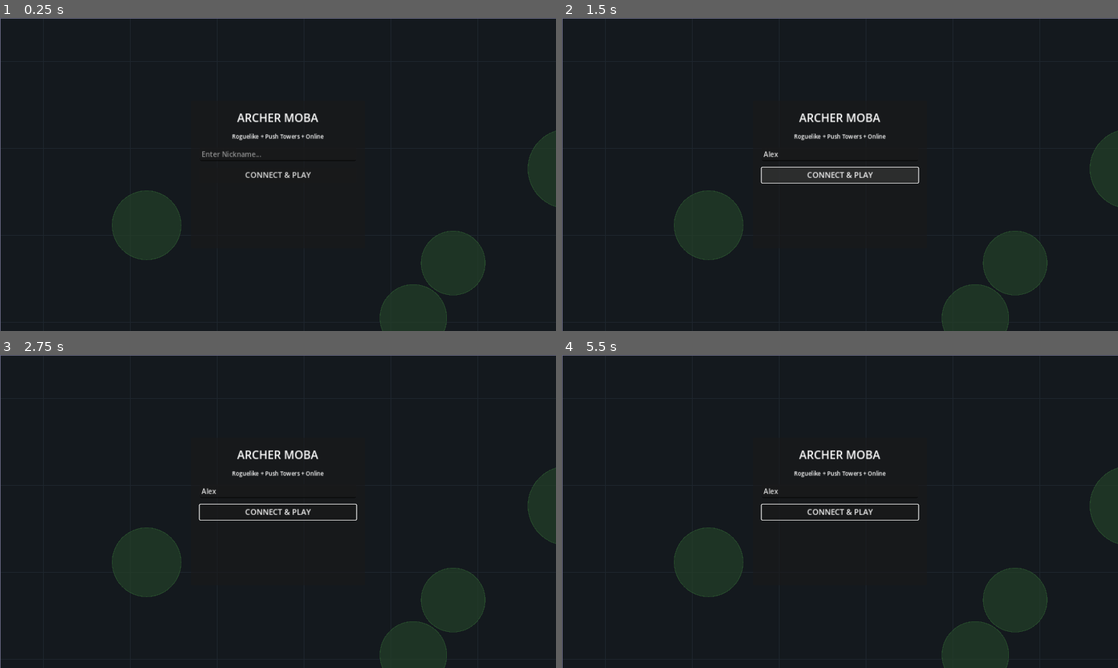
Above: before the commit, frames 1-4 (two rows, left to right).
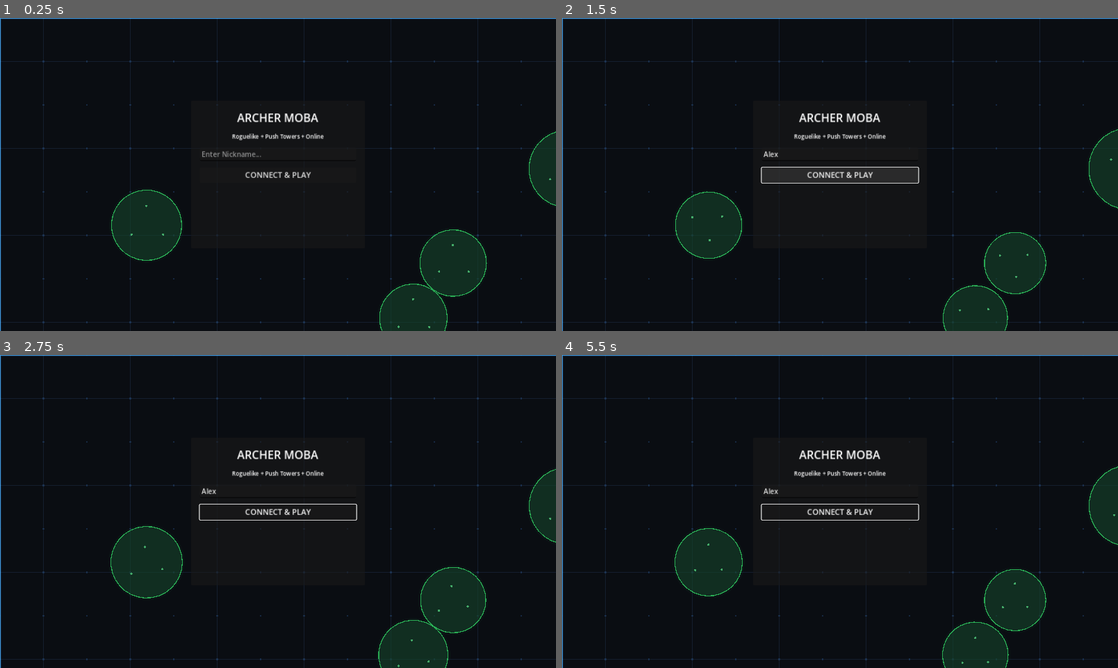
Above: after the commit, the same moments.

Repository: KYoiRyi/partygame-archer
Game: Godot game, scene res://Main.tscn
Same seed, same stepped clock (60 frames per second), same inputs: the game is played once before the commit and once after it.
Inputs (mouse positions are in pixels of both pictures, inside the frame that each line leads up to):
- Up to frame 1 (0.25 s): no input
- Up to frame 2 (1.5 s): click (840, 155) at 0.52 s; type "Alex" at 0.6 s; click "CONNECT & PLAY" at 1.25 s
- Up to frame 3 (2.75 s): move the mouse to (400, 495) at 2.02 s; hold D from 2.03 s (still down); click (400, 495) at 2.17 s
- Up to frame 4 (5.5 s): release D at 2.75 s; drag from (728, 527) to (812, 574) at 2.77 s; move the mouse to (895, 442) at 3.52 s; hold D 3.53-4.25 s; click (895, 442) at 3.67 s; drag from (812, 574) to (673, 464) at 4.27 s; move the mouse to (1006, 558) at 5.02 s; hold A from 5.03 s (still down); click (1006, 558) at 5.17 s

The runs differ from the first frame. In frame 1, 1.3% of the frame differs, in the area x 0-100%, y 0-100%; in frame 2, 1.6%; in frame 3, 1.4%; in frame 4, 1.5%.

Commit message:
feat: implement dual-touch virtual joysticks for mobile and optimize cyber-neon art style for 60fps

Diff:
--- a/client/Main.gd
+++ b/client/Main.gd
@@ -29,6 +29,19 @@
 var last_move_dir: Vector2 = Vector2.ZERO
 var last_angle: float = 0.0
 var is_chatting: bool = false
+
+# --- Virtual Touchscreen Controls ---
+var joystick_active: bool = false
+var joystick_center: Vector2 = Vector2.ZERO
+var joystick_pos: Vector2 = Vector2.ZERO
+var joystick_touch_index: int = -1
+const JOYSTICK_MAX_DRAG = 70.0
+var joystick_draw_node: Control = null
+
+var aim_active: bool = false
+var aim_center: Vector2 = Vector2.ZERO
+var aim_pos: Vector2 = Vector2.ZERO
+var aim_touch_index: int = -1
 
 # --- Skill Mapping ---
 const SKILL_NAMES = {
@@ -73,6 +86,14 @@
 	# Connect custom drawing of the world node
 	$World.draw.connect(_on_world_draw)
 
+	# Create programmatic HUD overlay for Touch Joystick drawing
+	joystick_draw_node = Control.new()
+	joystick_draw_node.name = "JoystickHUD"
+	joystick_draw_node.set_anchors_preset(Control.PRESET_FULL_RECT)
+	joystick_draw_node.mouse_filter = Control.MOUSE_FILTER_IGNORE
+	$UI/HUD.add_child(joystick_draw_node)
+	joystick_draw_node.draw.connect(_on_joystick_draw)
+
 	# Generate some decorative grass/stealth bushes
 	randomize()
 	for i in range(20):
@@ -83,6 +104,145 @@
 
 	# Initial window setup
 	get_viewport().files_dropped.connect(func(files): pass)
+
+func _input(event: InputEvent):
+	if not is_connected or not (my_player_data is Dictionary) or _get_safe_bool(my_player_data, "dead", false):
+		# Cleanup if we disconnected or died
+		if joystick_active or aim_active:
+			joystick_active = false
+			joystick_touch_index = -1
+			aim_active = false
+			aim_touch_index = -1
+			if joystick_draw_node:
+				joystick_draw_node.queue_redraw()
+		return
+
+	if event is InputEventScreenTouch:
+		if event.pressed:
+			# Touch pressed
+			if event.position.x < get_viewport_rect().size.x / 2.0:
+				# Left half: Floating Joystick
+				if not joystick_active:
+					joystick_active = true
+					joystick_center = event.position
+					joystick_pos = event.position
+					joystick_touch_index = event.index
+					if joystick_draw_node:
+						joystick_draw_node.queue_redraw()
+			else:
+				# Right half: Floating Aim & Manual Shoot
+				if not aim_active:
+					aim_active = true
+					aim_center = event.position
+					aim_pos = event.position
+					aim_touch_index = event.index
+					if joystick_draw_node:
+						joystick_draw_node.queue_redraw()
+		else:
+			# Touch released
+			if event.index == joystick_touch_index:
+				joystick_active = false
+				joystick_touch_index = -1
+				last_move_dir = Vector2.ZERO
+				var msg = {
+					"type": "move",
+					"is_moving": false,
+					"x": 0.0,
+					"y": 0.0,
+					"angle": last_angle
+				}
+				socket.send_text(JSON.stringify(msg))
+				if joystick_draw_node:
+					joystick_draw_node.queue_redraw()
+			elif event.index == aim_touch_index:
+				aim_active = false
+				aim_touch_index = -1
+				if joystick_draw_node:
+					joystick_draw_node.queue_redraw()
+
+	elif event is InputEventScreenDrag:
+		if event.index == joystick_touch_index and joystick_active:
+			var offset = event.position - joystick_center
+			if offset.length() > JOYSTICK_MAX_DRAG:
+				offset = offset.normalized() * JOYSTICK_MAX_DRAG
+			joystick_pos = joystick_center + offset
+
+			var move_dir = offset / JOYSTICK_MAX_DRAG
+			if move_dir.length() > 0.15:
+				var angle = move_dir.angle()
+				last_angle = angle
+				last_move_dir = move_dir
+				var msg = {
+					"type": "move",
+					"is_moving": true,
+					"x": move_dir.x,
+					"y": move_dir.y,
+					"angle": angle
+				}
+				socket.send_text(JSON.stringify(msg))
+			else:
+				last_move_dir = Vector2.ZERO
+				var msg = {
+					"type": "move",
+					"is_moving": false,
+					"x": 0.0,
+					"y": 0.0,
+					"angle": last_angle
+				}
+				socket.send_text(JSON.stringify(msg))
+
+			if joystick_draw_node:
+				joystick_draw_node.queue_redraw()
+
+		elif event.index == aim_touch_index and aim_active:
+			aim_pos = event.position
+			var offset = event.position - aim_center
+			if offset.length() > 15.0:
+				var shoot_angle = offset.angle()
+				var msg = {
+					"type": "shoot",
+					"angle": shoot_angle
+				}
+				socket.send_text(JSON.stringify(msg))
+
+			if joystick_draw_node:
+				joystick_draw_node.queue_redraw()
+
+func _on_joystick_draw():
+	if joystick_active:
+		# Draw outer ring with glassmorphic transparent look
+		joystick_draw_node.draw_circle(joystick_center, JOYSTICK_MAX_DRAG, Color(1, 1, 1, 0.08))
+		joystick_draw_node.draw_arc(joystick_center, JOYSTICK_MAX_DRAG, 0.0, TAU, 36, Color(0.3, 0.7, 1.0, 0.35), 3.0)
+		joystick_draw_node.draw_arc(joystick_center, JOYSTICK_MAX_DRAG - 2, 0.0, TAU, 36, Color(0.3, 0.7, 1.0, 0.1), 1.0)
+		# Draw center anchor point
+		joystick_draw_node.draw_circle(joystick_center, 6.0, Color(0.3, 0.7, 1.0, 0.5))
+
+		# Draw floating drag handle (cyan glow)
+		joystick_draw_node.draw_circle(joystick_pos, 28.0, Color(0.3, 0.7, 1.0, 0.25))
+		joystick_draw_node.draw_circle(joystick_pos, 24.0, Color(0.3, 0.7, 1.0, 0.75))
+		joystick_draw_node.draw_arc(joystick_pos, 24.0, 0.0, TAU, 24, Color.WHITE, 2.0)
+
+	if aim_active:
+		# Draw outer ring for aiming (red glow)
+		joystick_draw_node.draw_circle(aim_center, 50.0, Color(1, 1, 1, 0.08))
+		joystick_draw_node.draw_arc(aim_center, 50.0, 0.0, TAU, 36, Color(1.0, 0.3, 0.3, 0.35), 3.0)
+		joystick_draw_node.draw_circle(aim_center, 6.0, Color(1.0, 0.3, 0.3, 0.5))
+
+		# Draw line representing the direction of shoot
+		var offset = aim_pos - aim_center
+		if offset.length() > 15.0:
+			var dir = offset.normalized()
+			var line_end = aim_center + dir * 65.0
+			# Draw indicator arrow line
+			joystick_draw_node.draw_line(aim_center, line_end, Color(1.0, 0.3, 0.3, 0.8), 4.0)
+			# Draw arrow head
+			var arrow_angle = dir.angle()
+			var arrow_pts = PackedVector2Array([
+				line_end,
+				line_end + Vector2(cos(arrow_angle + 2.4), sin(arrow_angle + 2.4)) * 12,
+				line_end + Vector2(cos(arrow_angle - 2.4), sin(arrow_angle - 2.4)) * 12
+			])
+			joystick_draw_node.draw_colored_polygon(arrow_pts, Color(1.0, 0.3, 0.3, 0.9))
 
 func _on_name_input_focus_entered():
 	if OS.has_feature("web"):
@@ -548,38 +708,78 @@
 # --- CUSTOM RENDERER ---
 func _on_world_draw():
 	var world_node = $World
-
-	# Draw Background Grid (3000 x 1200)
-	var grid_color = Color(0.12, 0.15, 0.18)
-	var background_color = Color(0.08, 0.10, 0.12)
-
-	# Fill map background
+	var time_ms = Time.get_ticks_msec()
+
+	# Determine current screen viewport to optimize draw calls and stay locked at 60 FPS
+	var cam_pos = $Camera2D.position
+	var view_min = cam_pos - Vector2(700, 420)
+	var view_max = cam_pos + Vector2(700, 420)
+
+	# 1. Fill Map Background (Ultra-sleek dark space tech color palette)
+	var background_color = Color(0.04, 0.05, 0.07)
+	var grid_color = Color(0.08, 0.12, 0.18)
 	world_node.draw_rect(Rect2(0, 0, 3000, 1200), background_color, true)
 
-	# Grid Lines
+	# 2. Draw Background Grid (Culled to screen view for high performance)
 	var grid_size = 100
-	for x in range(0, 3000, grid_size):
-		world_node.draw_line(Vector2(x, 0), Vector2(x, 1200), grid_color, 1.0)
-	for y in range(0, 1200, grid_size):
-		world_node.draw_line(Vector2(0, y), Vector2(3000, y), grid_color, 1.0)
-
-	# Outer Border
-	world_node.draw_rect(Rect2(0, 0, 3000, 1200), Color(0.4, 0.4, 0.5), false, 4.0)
-
-	# Draw Stealth Grass/Bushes (Players inside bushes are hidden/stealthy!)
+	var start_x = int(max(0, floor(view_min.x / grid_size) * grid_size))
+	var end_x = int(min(3000, ceil(view_max.x / grid_size) * grid_size))
+	var start_y = int(max(0, floor(view_min.y / grid_size) * grid_size))
+	var end_y = int(min(1200, ceil(view_max.y / grid_size) * grid_size))
+
+	for x in range(start_x, end_x + 1, grid_size):
+		world_node.draw_line(Vector2(x, max(0, view_min.y)), Vector2(x, min(1200, view_max.y)), grid_color, 1.0)
+	for y in range(start_y, end_y + 1, grid_size):
+		world_node.draw_line(Vector2(max(0, view_min.x), y), Vector2(min(3000, view_max.x), y), grid_color, 1.0)
+
+	# Tech dots at grid intersections for premium cyberpunk matrix styling
+	var dot_color = Color(0.18, 0.36, 0.6, 0.35)
+	for x in range(start_x, end_x + 1, grid_size):
+		for y in range(start_y, end_y + 1, grid_size):
+			if x >= 0 and x <= 3000 and y >= 0 and y <= 1200:
+				world_node.draw_rect(Rect2(x - 2, y - 2, 4, 4), dot_color, true)
+
+	# Outer Border (Glowing boundaries)
+	world_node.draw_rect(Rect2(0, 0, 3000, 1200), Color(0.2, 0.5, 0.8, 0.25), false, 7.0)
+	world_node.draw_rect(Rect2(0, 0, 3000, 1200), Color(0.3, 0.7, 1.0, 0.8), false, 2.0)
+
+	# 3. Draw Stealth Grass/Bushes (Neon digital camouflage fields)
 	for b in grass_bushes:
-		world_node.draw_circle(b.pos, b.radius, Color(0.14, 0.26, 0.16, 0.65))
-		# Draw outline
-		world_node.draw_circle(b.pos, b.radius, Color(0.2, 0.4, 0.2, 0.4), false, 2.0)
-
-	# Draw Obstacle Walls
+		if b.pos.distance_to(cam_pos) > b.radius + 800.0:
+			continue
+		# Pulsing outer ring
+		var pulse_radius = b.radius + 3.0 * sin(time_ms * 0.003 + b.pos.x * 0.01)
+		world_node.draw_circle(b.pos, pulse_radius + 5.0, Color(0.1, 0.4, 0.25, 0.08))
+		# Translucent camo center
+		world_node.draw_circle(b.pos, pulse_radius, Color(0.08, 0.25, 0.16, 0.6))
+		# Glowing neon outline
+		world_node.draw_arc(b.pos, pulse_radius, 0.0, TAU, 32, Color(0.2, 0.85, 0.4, 0.75), 2.0)
+		# Floating internal energy particles
+		for i in range(3):
+			var angle_offset = time_ms * 0.0008 + i * (TAU / 3.0)
+			var offset_r = (b.radius * 0.5) + 5.0 * sin(time_ms * 0.002 + i)
+			var part_pos = b.pos + Vector2(cos(angle_offset), sin(angle_offset)) * offset_r
+			world_node.draw_circle(part_pos, 2.5, Color(0.4, 1.0, 0.6, 0.6))
+
+	# 4. Draw Obstacle Walls (Hazard cybernetic core walls)
 	for w in walls:
+		if w.x + w.w < view_min.x or w.x > view_max.x or w.y + w.h < view_min.y or w.y > view_max.y:
+			continue
 		var r = Rect2(w.x, w.y, w.w, w.h)
-		# Draw outer dark glow
-		world_node.draw_rect(r, Color(0.22, 0.26, 0.3), true)
-		world_node.draw_rect(r, Color(0.42, 0.48, 0.55), false, 3.0)
-
-	# Draw Gems
+		# Charcoal core
+		world_node.draw_rect(r, Color(0.06, 0.08, 0.12, 0.85), true)
+		# Diagonal safety stripe design
+		var stripe_color = Color(0.12, 0.22, 0.32, 0.4)
+		var step = 40.0
+		for i in range(0, int(w.w + w.h), int(step)):
+			var start = Vector2(w.x + max(0, i - w.h), w.y + min(w.h, i))
+			var end = Vector2(w.x + min(w.w, i), w.y + max(0, i - w.w))
+			world_node.draw_line(start, end, stripe_color, 2.0)
+		# Glowing cyan neon border
+		world_node.draw_rect(r, Color(0.15, 0.7, 1.0, 0.22), false, 5.0)
+		world_node.draw_rect(r, Color(0.2, 0.8, 1.0, 0.85), false, 2.0)
+
+	# 5. Draw Gems (Rotating & Floating items with drop shadows)
 	var gems_list = _get_safe_array(game_state, "gems")
 	for g in gems_list:
 		if not (g is Dictionary): continue
@@ -588,22 +788,45 @@
 		if g_pos == null:
 			g_pos = _get_safe_vector2(g, "pos")
 
+		if g_pos.distance_to(cam_pos) > 800.0:
+			continue
+
+		var phase = float(g_id.hash() % 100) * 0.1
+		var float_offset = Vector2(0.0, 5.0 * sin(time_ms * 0.004 + phase))
+		var angle_rot = time_ms * 0.003 + phase
+		var final_pos = g_pos + float_offset
+
 		if _get_safe_string(g, "type", "xp") == "hp":
-			# HP: red cross
-			world_node.draw_rect(Rect2(g_pos.x - 7, g_pos.y - 3, 14, 6), Color(1.0, 0.2, 0.2), true)
-			world_node.draw_rect(Rect2(g_pos.x - 3, g_pos.y - 7, 6, 14), Color(1.0, 0.2, 0.2), true)
+			# Glowing red base shadow
+			world_node.draw_circle(g_pos + Vector2(0, 8), 8.0, Color(1.0, 0.2, 0.2, 0.18))
+			# HP: spinning cross
+			var raw_pts = [
+				Vector2(-7, -2.5), Vector2(-2.5, -2.5), Vector2(-2.5, -7), Vector2(2.5, -7),
+				Vector2(2.5, -2.5), Vector2(7, -2.5), Vector2(7, 2.5), Vector2(2.5, 2.5),
+				Vector2(2.5, 7), Vector2(-2.5, 7), Vector2(-2.5, 2.5), Vector2(-7, 2.5)
+			]
+			var rotated_pts = PackedVector2Array()
+			for pt in raw_pts:
+				rotated_pts.append(final_pos + pt.rotated(angle_rot))
+			world_node.draw_colored_polygon(rotated_pts, Color(1.0, 0.3, 0.3))
+			world_node.draw_polyline(rotated_pts, Color(1.0, 0.85, 0.85), 1.5)
 		else:
-			# XP: green diamond shape
-			var pts = PackedVector2Array([
-				g_pos + Vector2(0, -9),
-				g_pos + Vector2(7, 0),
-				g_pos + Vector2(0, 9),
-				g_pos + Vector2(-7, 0)
-			])
-			world_node.draw_colored_polygon(pts, Color(0.2, 0.9, 0.4))
-			world_node.draw_polyline(pts, Color(0.6, 1.0, 0.7), 1.5)
-
-	# Draw Projectiles/Arrows
+			# Glowing green base shadow
+			world_node.draw_circle(g_pos + Vector2(0, 8), 7.0, Color(0.2, 0.9, 0.4, 0.18))
+			# XP: spinning diamond
+			var raw_pts = [
+				Vector2(0, -9),
+				Vector2(6.5, 0),
+				Vector2(0, 9),
+				Vector2(-6.5, 0)
+			]
+			var rotated_pts = PackedVector2Array()
+			for pt in raw_pts:
+				rotated_pts.append(final_pos + pt.rotated(angle_rot))
+			world_node.draw_colored_polygon(rotated_pts, Color(0.25, 0.95, 0.55))
+			world_node.draw_polyline(rotated_pts, Color(0.7, 1.0, 0.8), 1.5)
+
+	# 6. Draw Projectiles/Arrows (Plasma projectiles with trails & intensity cores)
 	var projectiles_list = _get_safe_array(game_state, "projectiles")
 	for proj in projectiles_list:
 		if not (proj is Dictionary): continue
@@ -612,30 +835,31 @@
 		if p_pos == null:
 			p_pos = _get_safe_vector2(proj, "pos")
 
+		if p_pos.distance_to(cam_pos) > 850.0:
+			continue
+
 		var vel = _get_safe_vector2(proj, "vel", Vector2(1.0, 0.0)).normalized()
-
-		# Draw arrow stick
-		var length = 22.0
-		var start_p = p_pos - vel * length
-		var arrow_color = Color(1.0, 0.85, 0.3)
 		var proj_team = _get_safe_string(proj, "team", "blue")
-		if proj_team == "blue":
-			arrow_color = Color(0.4, 0.7, 1.0)
-		elif proj_team == "red":
-			arrow_color = Color(1.0, 0.4, 0.4)
-
-		world_node.draw_line(start_p, p_pos, arrow_color, 3.0)
+		var arrow_color = Color(0.4, 0.7, 1.0) if proj_team == "blue" else Color(1.0, 0.4, 0.4)
+
+		# Draw trailing plasma beam glow
+		var trail_length = 26.0
+		var back_p = p_pos - vel * trail_length
+		world_node.draw_line(back_p - vel * 4.0, p_pos, Color(arrow_color.r, arrow_color.g, arrow_color.b, 0.25), 6.0)
+		world_node.draw_line(back_p, p_pos, arrow_color, 3.0)
 
 		# Arrow head
 		var head_angle = vel.angle()
 		var pts = PackedVector2Array([
 			p_pos,
-			p_pos + Vector2(cos(head_angle + 2.5), sin(head_angle + 2.5)) * 8,
-			p_pos + Vector2(cos(head_angle - 2.5), sin(head_angle - 2.5)) * 8
+			p_pos + Vector2(cos(head_angle + 2.5), sin(head_angle + 2.5)) * 8.5,
+			p_pos + Vector2(cos(head_angle - 2.5), sin(head_angle - 2.5)) * 8.5
 		])
 		world_node.draw_colored_polygon(pts, arrow_color)
-
-	# Draw Towers & Core Bases
+		# Draw high-intensity white core
+		world_node.draw_circle(p_pos - vel * 2.0, 2.0, Color.WHITE)
+
+	# 7. Draw Towers & Core Bases (Pulsing base orbs, rotating cyber shields, range rings)
 	var towers_list = _get_safe_array(game_state, "towers")
 	for t in towers_list:
 		if not (t is Dictionary): continue
@@ -644,41 +868,71 @@
 		var t_color = Color(0.3, 0.5, 1.0) if t_team == "blue" else Color(1.0, 0.3, 0.3)
 		var range_color = Color(0.3, 0.5, 1.0, 0.08) if t_team == "blue" else Color(1.0, 0.3, 0.3, 0.08)
 
+		if t_pos.distance_to(cam_pos) > 950.0:
+			continue
+
+		var shield_angle = time_ms * 0.0012 if t_team == "blue" else -time_ms * 0.0012
+		var pulse_scale = 1.0 + 0.05 * sin(time_ms * 0.006 + (t_pos.x * 0.01))
+
 		if _get_safe_bool(t, "is_base", false):
-			# Draw Giant Base Octagon
-			var base_radius = 80.0
+			# Base HP bar
+			_draw_entity_health_bar(world_node, t_pos + Vector2(0, -95), _get_safe_float(t, "hp", 0.0), _get_safe_float(t, "max_hp", 1.0), 150, 12)
+
+			# Range circle (Dashed cyber target ring)
+			var range_rad = 550.0
+			world_node.draw_circle(t_pos, range_rad, range_color)
+			var segments = 24
+			for i in range(segments):
+				var a1 = i * (TAU / segments) + time_ms * 0.0001
+				var a2 = a1 + (TAU / segments) * 0.5
+				world_node.draw_arc(t_pos, range_rad, a1, a2, 16, t_color * Color(1.0, 1.0, 1.0, 0.25), 1.5)
+
+			# Octagonal outer neon structure
+			var base_radius = 80.0 * pulse_scale
 			var pts = PackedVector2Array()
 			for i in range(8):
-				var a = i * (PI / 4)
+				var a = i * (PI / 4) + shield_angle * 0.3
 				pts.append(t_pos + Vector2(cos(a), sin(a)) * base_radius)
-
-			world_node.draw_colored_polygon(pts, Color(0.15, 0.18, 0.22))
+			world_node.draw_colored_polygon(pts, Color(0.06, 0.09, 0.12, 0.9))
 			world_node.draw_polyline(pts, t_color, 4.0)
 
-			# Inside core orb
-			world_node.draw_circle(t_pos, 35.0, t_color)
-			world_node.draw_circle(t_pos, 20.0, Color.WHITE)
-
-			# Range circle
-			world_node.draw_circle(t_pos, 550.0, range_color)
-			world_node.draw_circle(t_pos, 550.0, t_color * Color(1.0, 1.0, 1.0, 0.3), false, 2.0)
-
-			# Base HP bar
-			_draw_entity_health_bar(world_node, t_pos + Vector2(0, -95), _get_safe_float(t, "hp", 0.0), _get_safe_float(t, "max_hp", 1.0), 150, 12)
+			# Rotating vector shield lines
+			var tri_pts = PackedVector2Array([
+				t_pos + Vector2(cos(shield_angle), sin(shield_angle)) * 60,
+				t_pos + Vector2(cos(shield_angle + 2.0), sin(shield_angle + 2.0)) * 60,
+				t_pos + Vector2(cos(shield_angle + 4.0), sin(shield_angle + 4.0)) * 60
+			])
+			world_node.draw_polyline(tri_pts, t_color * Color(1, 1, 1, 0.45), 2.5)
+
+			# Core orb
+			world_node.draw_circle(t_pos, 32.0 * pulse_scale, t_color)
+			world_node.draw_circle(t_pos, 16.0 * pulse_scale, Color.WHITE)
 		else:
-			# Standard Defense Tower
-			world_node.draw_circle(t_pos, 45.0, Color(0.18, 0.22, 0.26))
-			world_node.draw_circle(t_pos, 45.0, t_color, false, 3.0)
-			world_node.draw_circle(t_pos, 25.0, t_color)
-
-			# Range circle
-			world_node.draw_circle(t_pos, 400.0, range_color)
-			world_node.draw_circle(t_pos, 400.0, t_color * Color(1.0, 1.0, 1.0, 0.3), false, 1.5)
-
 			# HP bar
 			_draw_entity_health_bar(world_node, t_pos + Vector2(0, -60), _get_safe_float(t, "hp", 0.0), _get_safe_float(t, "max_hp", 1.0), 80, 8)
 
-	# Draw Minions
+			# Range circle
+			var range_rad = 400.0
+			world_node.draw_circle(t_pos, range_rad, range_color)
+			var segments = 16
+			for i in range(segments):
+				var a1 = i * (TAU / segments) - time_ms * 0.0001
+				var a2 = a1 + (TAU / segments) * 0.5
+				world_node.draw_arc(t_pos, range_rad, a1, a2, 12, t_color * Color(1.0, 1.0, 1.0, 0.25), 1.2)
+
+			# Tower metal shell
+			world_node.draw_circle(t_pos, 45.0, Color(0.08, 0.1, 0.13, 0.95))
+			world_node.draw_arc(t_pos, 45.0, 0.0, TAU, 24, t_color * Color(1, 1, 1, 0.45), 3.0)
+
+			# Rotating shield rings
+			world_node.draw_arc(t_pos, 35.0, shield_angle, shield_angle + PI * 0.5, 12, t_color, 2.5)
+			world_node.draw_arc(t_pos, 35.0, shield_angle + PI, shield_angle + PI * 1.5, 12, t_color, 2.5)
+
+			# Core orb
+			world_node.draw_circle(t_pos, 22.0 * pulse_scale, t_color)
+			world_node.draw_circle(t_pos, 10.0 * pulse_scale, Color.WHITE)
+
+	# 8. Draw Minions (Cybernetic march drones)
 	var minions_list = _get_safe_array(game_state, "minions")
 	for m in minions_list:
 		if not (m is Dictionary): continue
@@ -687,21 +941,33 @@
 		if m_pos == null:
 			m_pos = _get_safe_vector2(m, "pos")
 
+		if m_pos.distance_to(cam_pos) > 800.0:
+			continue
+
+		var phase = float(m_id.hash() % 100) * 0.1
+		var minion_scale = 1.0 + 0.08 * sin(time_ms * 0.008 + phase)
+		var rad = 18.0 * minion_scale
+
+		# Mini shadow
+		world_node.draw_circle(m_pos + Vector2(0, 4), rad * 0.9, Color(0, 0, 0, 0.22))
+
+		# Body styling with pulsing tech core
 		var m_team = _get_safe_string(m, "team", "blue")
 		var m_color = Color(0.4, 0.6, 1.0) if m_team == "blue" else Color(1.0, 0.5, 0.5)
 
-		# Draw minion circle body
-		world_node.draw_circle(m_pos, 18.0, m_color)
-		world_node.draw_circle(m_pos, 18.0, Color.BLACK, false, 1.5)
-
-		# Eyes/indicator
+		world_node.draw_circle(m_pos, rad + 2.0, m_color * Color(1, 1, 1, 0.25))
+		world_node.draw_circle(m_pos, rad, Color(0.08, 0.1, 0.13))
+		world_node.draw_circle(m_pos, rad - 3.0, m_color)
+
+		# Drone pointer/indicator
 		var target_vel = Vector2(_get_safe_float(m, "target_x", 0.0) - m_pos.x, _get_safe_float(m, "target_y", 0.0) - m_pos.y).normalized()
-		world_node.draw_line(m_pos, m_pos + target_vel * 15.0, Color.BLACK, 3.0)
+		world_node.draw_line(m_pos, m_pos + target_vel * (rad + 5.0), Color.WHITE, 2.5)
+		world_node.draw_circle(m_pos + target_vel * (rad + 3.0), 3.0, Color.WHITE)
 
 		# HP bar
 		_draw_entity_health_bar(world_node, m_pos + Vector2(0, -25), _get_safe_float(m, "hp", 0.0), _get_safe_float(m, "max_hp", 1.0), 30, 4)
 
-	# Draw Players
+	# 9. Draw Players (Futuristic heroes with outline glows & active elemental statuses)
 	var players_list = _get_safe_array(game_state, "players")
 	for p in players_list:
 		if not (p is Dictionary): continue
@@ -713,7 +979,6 @@
 			p_pos = _get_safe_vector2(p, "pos")
 
 		if _get_safe_bool(p, "dead", false):
-			# Draw small dead marker if not me, or standard if me
 			if p_id == client_id:
 				world_node.draw_string(system_font, p_pos, "☠️ RESPAWNING...", HORIZONTAL_ALIGNMENT_CENTER, -1, 14, Color.RED)
 			continue
@@ -722,9 +987,9 @@
 		var p_color = Color(0.3, 0.5, 1.0) if p_team == "blue" else Color(1.0, 0.3, 0.3)
 		var accent_color = Color.WHITE
 		if p_id == client_id:
-			accent_color = Color(1.0, 0.9, 0.3) # Gold outline for current client player!
-
-		# Check if player is hiding in bushes
+			accent_color = Color(1.0, 0.9, 0.3)
+
+		# Stealth Grass Check
 		var is_stealthy = false
 		for b in grass_bushes:
 			if p_pos.distance_to(b.pos) < b.radius:
@@ -733,9 +998,7 @@
 
 		var p_alpha = 1.0
 		if is_stealthy:
-			# Hide from enemies if they are outside, but show transparent to allies
 			if p_team != my_team:
-				# Check if my player is also in the SAME bush, otherwise he is fully hidden!
 				var am_i_near_bush = false
 				if my_player_data is Dictionary:
 					var my_curr_pos = _get_safe_vector2(my_player_data, "pos")
@@ -744,24 +1007,64 @@
 							am_i_near_bush = true
 							break
 				if not am_i_near_bush:
-					continue # HIDE PLAYER FROM RENDER!
+					continue
 			p_alpha = 0.4
 
 		var col = Color(p_color.r, p_color.g, p_color.b, p_alpha)
 		var acc = Color(accent_color.r, accent_color.g, accent_color.b, p_alpha)
 
-		# Draw outer outline
-		world_node.draw_circle(p_pos, 25.0, acc)
-		# Draw main body
-		world_node.draw_circle(p_pos, 22.0, col)
-		# Draw center core
-		world_node.draw_circle(p_pos, 8.0, Color(0, 0, 0, p_alpha * 0.4))
-
-		# Facing Nose (Gun pointer)
+		# Breathing size oscillation
+		var breath = 1.0 + 0.05 * sin(time_ms * 0.005 + float(p_id.hash() % 100)*0.1)
+		var base_r = 22.0 * breath
+
+		# Soft drop shadow
+		world_node.draw_circle(p_pos + Vector2(0, 6), base_r * 0.9, Color(0, 0, 0, p_alpha * 0.28))
+
+		# Team glowing aura ring
+		world_node.draw_circle(p_pos, base_r + 5.0, col * Color(1, 1, 1, 0.15))
+
+		# Outer chrome perimeter ring
+		world_node.draw_circle(p_pos, base_r + 3.0, acc)
+
+		# Cybernetic armor core
+		world_node.draw_circle(p_pos, base_r, Color(0.08, 0.1, 0.13, p_alpha))
+		world_node.draw_circle(p_pos, base_r - 4.0, col)
+
+		# Energy center
+		world_node.draw_circle(p_pos, 8.0, Color.WHITE * Color(1, 1, 1, p_alpha * 0.9))
+
+		# Aim pointer nose (Beaming pointer direction)
 		var angle = _get_safe_float(p, "angle", 0.0)
 		var f_dir = Vector2(cos(angle), sin(angle))
-		world_node.draw_line(p_pos, p_pos + f_dir * 33.0, acc, 4.0)
-		world_node.draw_line(p_pos, p_pos + f_dir * 33.0, col, 2.0)
+		world_node.draw_line(p_pos, p_pos + f_dir * (base_r + 11.0), acc, 4.0)
+		world_node.draw_line(p_pos, p_pos + f_dir * (base_r + 11.0), col, 2.0)
+		world_node.draw_circle(p_pos + f_dir * (base_r + 9.0), 3.5, Color.WHITE)
+
+		# --- ELEMENTAL TIMERS OVERLAYS ---
+		var fire_t = _get_safe_float(p, "fire_timer", 0.0)
+		var ice_t = _get_safe_float(p, "ice_timer", 0.0)
+		var poison_t = _get_safe_float(p, "poison_timer", 0.0)
+
+		if fire_t > 0.0:
+			var fire_r = base_r + 10.0 + 4.0 * sin(time_ms * 0.015)
+			world_node.draw_arc(p_pos, fire_r, 0.0, TAU, 24, Color(1.0, 0.4, 0.0, p_alpha * 0.25), 2.0)
+			var spark_a = time_ms * 0.012
+			world_node.draw_circle(p_pos + Vector2(cos(spark_a), sin(spark_a)) * fire_r, 4.0, Color(1.0, 0.65, 0.2, p_alpha))
+
+		if ice_t > 0.0:
+			var ice_r = base_r + 8.0
+			world_node.draw_arc(p_pos, ice_r, 0.0, TAU, 24, Color(0.3, 0.75, 1.0, p_alpha * 0.3), 3.0)
+			for i in range(3):
+				var a_offset = time_ms * 0.002 + i * (TAU / 3.0)
+				world_node.draw_rect(Rect2(p_pos.x + cos(a_offset)*ice_r - 2, p_pos.y + sin(a_offset)*ice_r - 2, 4, 4), Color(0.8, 0.95, 1.0, p_alpha))
+
+		if poison_t > 0.0:
+			var poison_r = base_r + 9.0
+			world_node.draw_arc(p_pos, poison_r, 0.0, TAU, 24, Color(0.65, 0.1, 0.8, p_alpha * 0.25), 1.5)
+			for i in range(4):
+				var a_offset = -time_ms * 0.003 + i * (TAU / 4.0)
+				var bubble_r = 2.0 + sin(time_ms * 0.01 + i)
+				world_node.draw_circle(p_pos + Vector2(cos(a_offset), sin(a_offset)) * (poison_r + 2.0), bubble_r, Color(0.8, 0.2, 1.0, p_alpha))
 
 		# Name plate and Level badge
 		var p_name = _get_safe_string(p, "name", "Archer")
@@ -773,11 +1076,11 @@
 		# Health Bar
 		_draw_entity_health_bar(world_node, p_pos + Vector2(0, -32), _get_safe_float(p, "hp", 0.0), _get_safe_float(p, "max_hp", 1.0), 45, 5, p_alpha)
 
-	# Draw Hit Sparks particles
+	# 10. Draw Hit Sparks particles
 	for s in hit_sparks:
 		world_node.draw_circle(s.pos, s.size, s.color)
 
-	# Draw Floating Damage/XP Texts
+	# 11. Draw Floating Damage/XP Texts
 	for t in damage_texts:
 		world_node.draw_string(system_font, t.pos, t.text, HORIZONTAL_ALIGNMENT_CENTER, 80, 16, t.color)
 
Not shown, changed: dist/index.html
Not shown, changed: dist/index.pck
